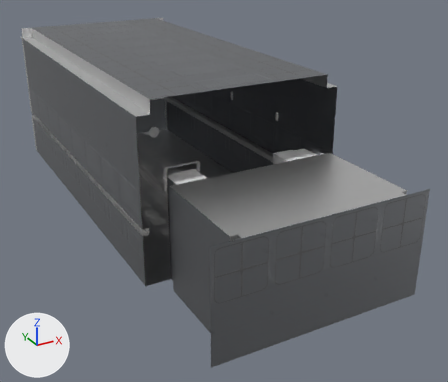
The FBX model Assets/Model/Scenes/ShootingRange/ShootingRange.fbx, before and after one commit.
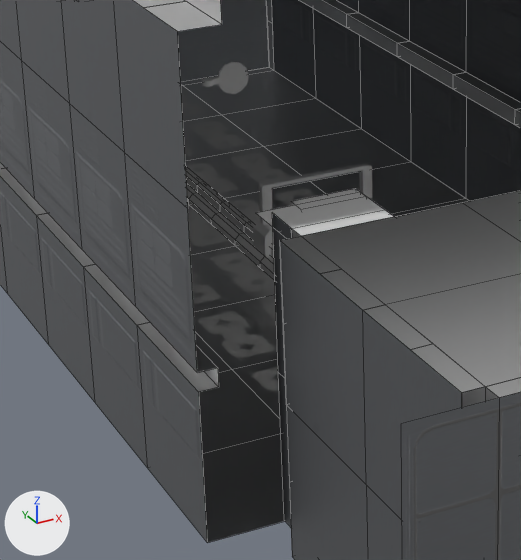
There are two pictures of each version: one whole from a 50 mm camera at (-10.66, -17.4, 11.97) aimed at (1.32, 4.38, 1.08), one close up on the part from 17% to 56% of the width and 28% to 76% of the height. Lighting does not change. The marker at lower left points along +X, +Y and +Z. The close-ups show mesh edges as thin lines. Where no turn or scale is listed for an object, it has been applied to the vertices.

The scene before the commit, as lines of its bpy script (objects in view):
```python
me_cube_016 = bpy.data.meshes.new('Cube.016')
me_cube_016.from_pydata(...)  # 204 vertices, 176 faces; spans x -0.2..0.2, y 0.0..16.0, z 0.0..0.4
me_cube_016.materials.append(mat_sr)  # its picture is missing
me_cube_018 = bpy.data.meshes.new('Cube.018')
me_cube_018.from_pydata(...)  # 28 vertices, 22 faces; spans x -0.08..1.83, y 0.75..0.88, z 0.71..1.27
me_cube_018.materials.append(mat_sr)  # its picture is missing
me_plane_009 = bpy.data.meshes.new('Plane.009')
me_plane_009.from_pydata(...)  # 32 vertices, 8 faces; spans x 0.0..8.0, y -0.25, z -4.0..0.0
me_plane_009.materials.append(mat_sci_fi2)
ob_rail = bpy.data.objects.new('Rail', me_cube_016)
ob_rail.location = (0.0, 0.5, 0.0)
ob_railrack = bpy.data.objects.new('RailRack', me_cube_018)
ob_railrack.location = (0.0, 6.96, 0.0)
ob_room_back = bpy.data.objects.new('Room_Back', me_plane_009)
ob_room_back.location = (-4.0, -4.25, 4.0)
# also in view: 'Range_Bottom' at (0.0, 8.5, 0.0); 'Room_Top' at (0.0, -2.38, 4.0); 'Range_Right' at (3.75, 8.62, 3.37); 'Range_Left' at (-3.75, 8.62, 3.37); 'SR_GateFrameTop' at (0.0, 0.38, 3.66)
```
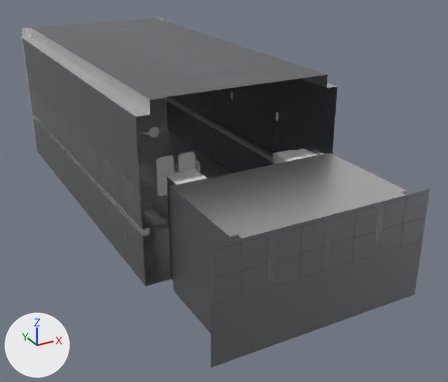
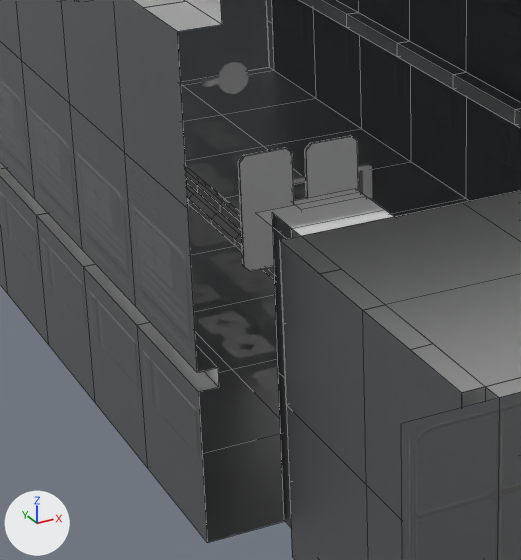
What changed in the scene script:
```text
Add me_cube_007_1:
    me_cube_007_1.from_pydata([(-0.4, -0.03, -0.91), (-0.31, -0.03, -1.0), (-0.31, -0.03, 0.75), (-0.4, -0.03, 0.66), (-0.31, 0.03, -1.0), (-0.4, 0.03, -0.91), (-0.4, 0.03, 0.66), (-0.31, 0.03, 0.75), (0.31, -0.03, -1.0), (0.4, -0.03, -0.91), (0.4, -0.03, 0.66), (0.31, -0.03, 0.75), (0.4, 0.03, -0.91), (0.31, 0.03, -1.0), (0.31, 0.03, 0.75), (0.4, 0.03, 0.66)], [], [(8, 9, 10, 11, 2, 3, 0, 1), (12, 15, 10, 9), (14, 7, 2, 11), (0, 3, 6, 5), (4, 5, 6, 7, 14, 15, 12, 13), (4, 1, 0, 5), (2, 7, 6, 3), (8, 13, 12, 9), (14, 11, 10, 15), (4, 13, 8, 1)])
    me_cube_007_1.materials.append(mat_sr)  # its picture is missing
Add me_cube_009_1:
    me_cube_009_1.from_pydata([(-0.4, -0.03, -0.91), (-0.31, -0.03, -1.0), (-0.31, -0.03, 0.75), (-0.4, -0.03, 0.66), (-0.31, 0.03, -1.0), (-0.4, 0.03, -0.91), (-0.4, 0.03, 0.66), (-0.31, 0.03, 0.75), (0.31, -0.03, -1.0), (0.4, -0.03, -0.91), (0.4, -0.03, 0.66), (0.31, -0.03, 0.75), (0.4, 0.03, -0.91), (0.31, 0.03, -1.0), (0.31, 0.03, 0.75), (0.4, 0.03, 0.66)], [], [(8, 9, 10, 11, 2, 3, 0, 1), (12, 15, 10, 9), (14, 7, 2, 11), (0, 3, 6, 5), (4, 5, 6, 7, 14, 15, 12, 13), (4, 1, 0, 5), (2, 7, 6, 3), (8, 13, 12, 9), (14, 11, 10, 15), (4, 13, 8, 1)])
    me_cube_009_1.materials.append(mat_sr)  # its picture is missing
Add ob_plate_target1:
    ob_plate_target1 = bpy.data.objects.new('Plate_Target1', me_cube_007_1)
    ob_plate_target1.location = (0.0, 5.31, 2.05)
Add ob_plate_target1_001:
    ob_plate_target1_001 = bpy.data.objects.new('Plate_Target1.001', me_cube_009_1)
    ob_plate_target1_001.location = (-1.02, 5.31, 2.05)
```

What differs and where, as boxes (x1, y1, x2, y2) in the close-ups (521 x 560 px):
'Plate_Target1.001', added
    after: (238, 147, 294, 271)
'Plate_Target1', added
    after: (305, 136, 358, 198)
'RailRack', unchanged, covered by the edit
    before: (259, 163, 372, 220)
    after: (293, 163, 372, 198)
